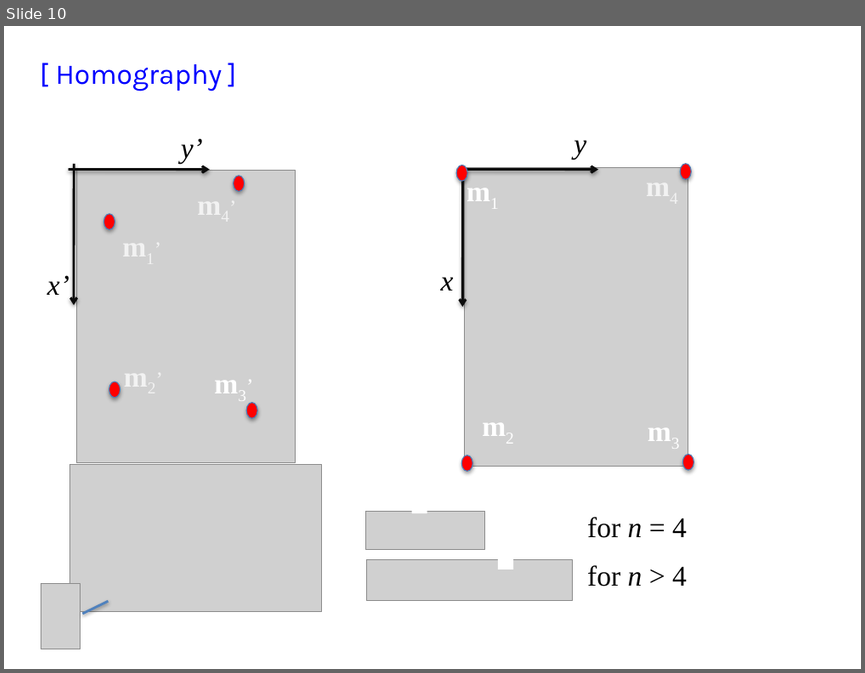
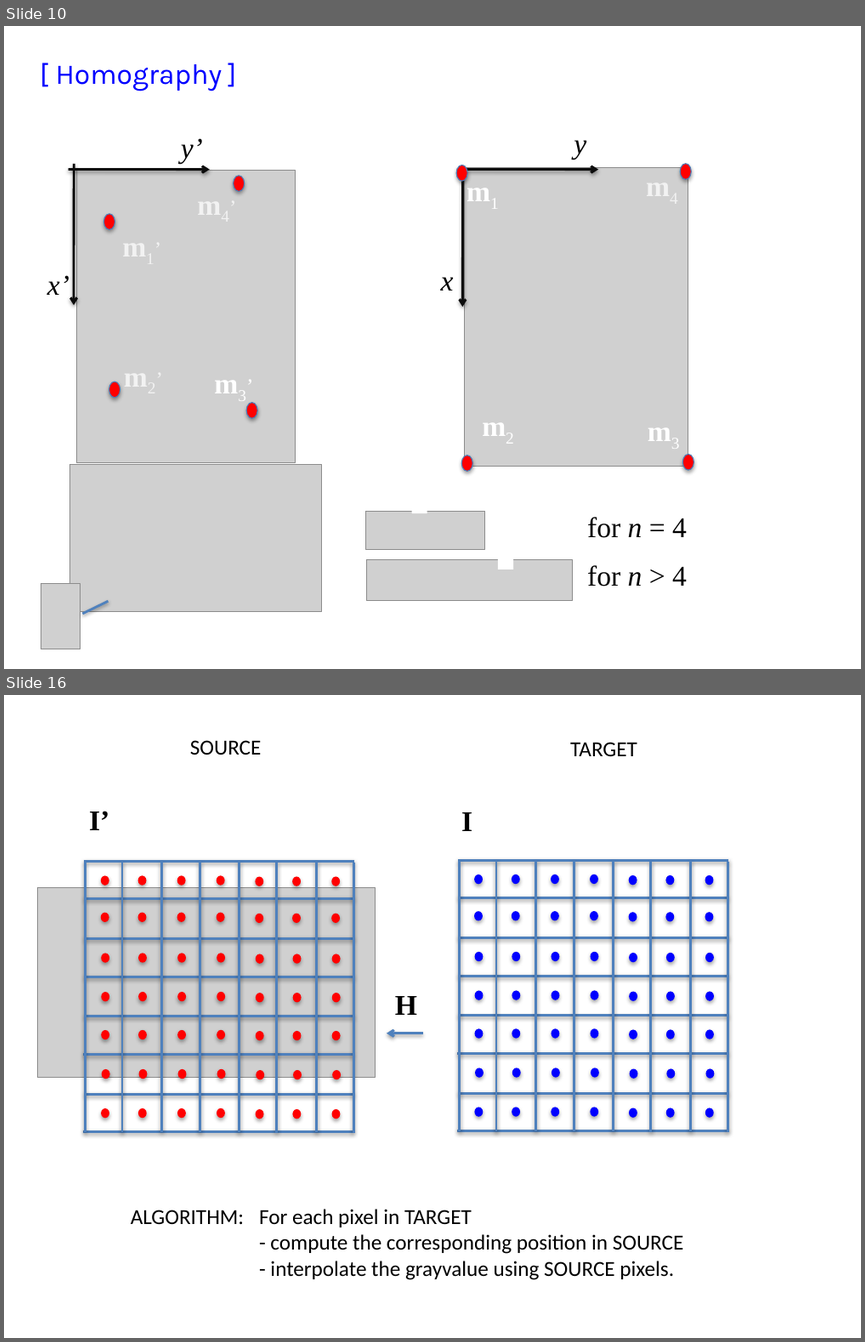
Before and after one commit to domingomery/vision, a slide deck: clases/Cap02_Geometria/presentaciones/CV02_Homography.pptx. Shown one above the other, each under a label of ours: slide 10 before the commit, slides 10 and 16 after it; the slides between them are not shown. The pictures are 865x673 and 865x1342 pixels, drawn with LibreOffice and Linux fonts; fonts in the diff are those of the drawing; grey boxes stand for pictures. Boxes give left, top, right and bottom in pixels: in the first picture for what was removed or moved away, otherwise in the second. Text is boxed around its words. In the diff, an @@ line names an element or a change of style, - is before the commit and + after.

```diff
--- a/clases/Cap02_Geometria/presentaciones/CV02_Homography.pptx
+++ b/clases/Cap02_Geometria/presentaciones/CV02_Homography.pptx
@@ slide 16 added at (x1=4, y1=695, x2=861, y2=1338), background #FFFFFF @@
@@ text added at (x1=190, y1=740, x2=262, y2=755), 18 pt, text #000000 @@
+SOURCE
@@ text added at (x1=570, y1=742, x2=637, y2=756), 18 pt, text #000000 @@
+TARGET
@@ text added at (x1=89, y1=811, x2=109, y2=830), 24 pt, text #000000, bold @@
+I’
@@ text added at (x1=461, y1=812, x2=472, y2=831), 24 pt, text #000000, bold @@
+I
@@ group added at (x1=84, y1=862, x2=354, y2=1132): 16 lines @@
@@ group added at (x1=457, y1=861, x2=728, y2=1131): 16 lines @@
@@ picture added at (x1=37, y1=888, x2=375, y2=1077) @@
@@ text added at (x1=395, y1=996, x2=417, y2=1015), 24 pt, text #000000, bold @@
+H
@@ arrow added from (423, 1033) to (386, 1033), #4F81BD 2 pt @@
@@ group added at (x1=101, y1=876, x2=341, y2=1118): 49 ellipses @@
@@ group added at (x1=474, y1=874, x2=715, y2=1117): 49 ellipses @@
@@ text added at (x1=131, y1=1208, x2=684, y2=1280), 18 pt, text #000000 @@
+ALGORITHM: For each pixel in TARGET
+- compute the corresponding position in SOURCE
+- interpolate the grayvalue using SOURCE pixels.
```
Also in this commit, not shown: 15 other slides added, 2 slides removed, 7 other files.
